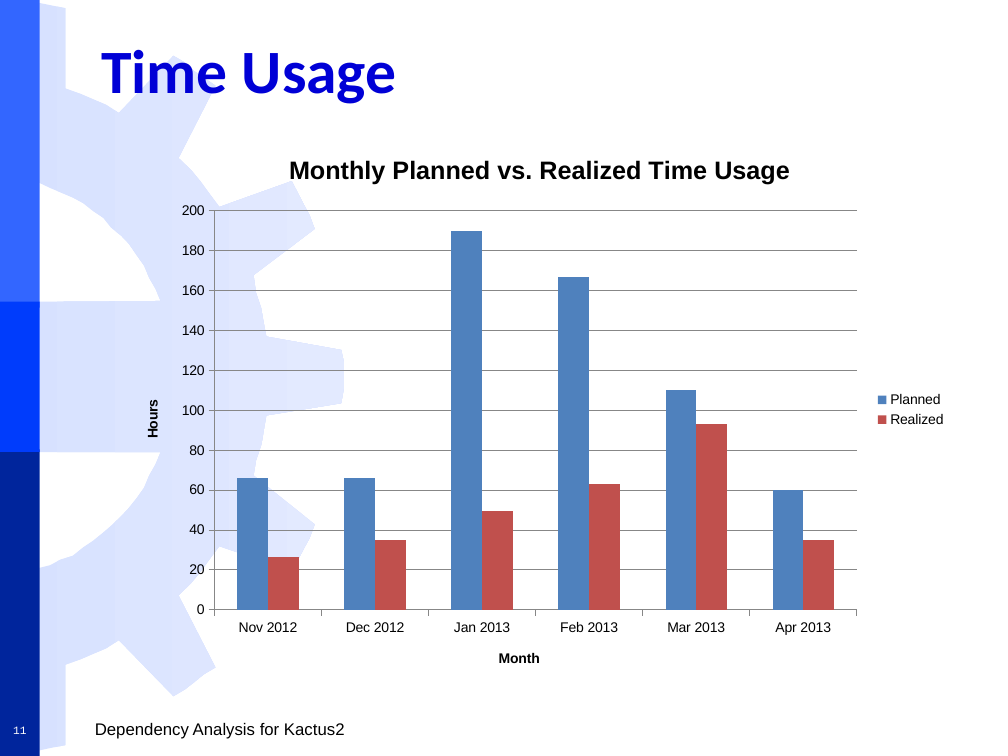
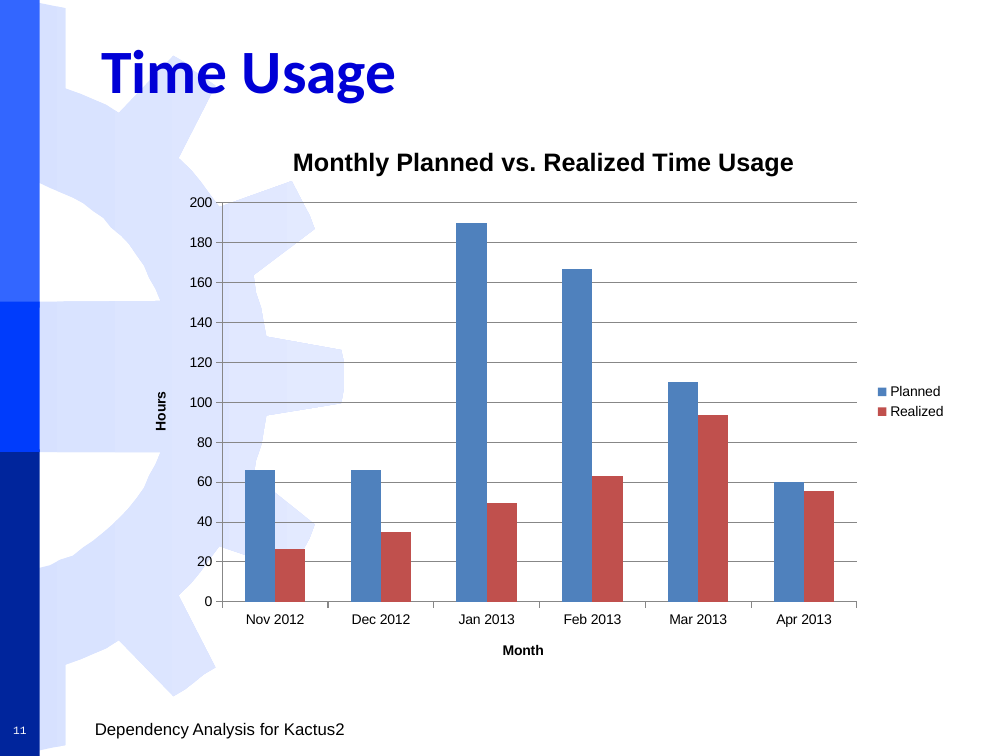
Before and after one commit to darwinbeing/kactus2all, a slide deck: slide 11 of Administrative/Final Report Slides.pptx. Drawn at 1008x756 pixels with LibreOffice and Linux fonts; fonts in the diff are those of the drawing; background and template pictures are left out. Boxes give left, top, right and bottom in pixels: in the first picture for what was removed or moved away, otherwise in the second. Text is boxed around its words. In the diff, an @@ line names an element or a change of style, - is before the commit and + after.

```diff
--- a/Administrative/Final Report Slides.pptx
+++ b/Administrative/Final Report Slides.pptx
@@ column chart at bbox=[131, 124, 957, 679] @@
@@ Realized, Mar 2013: 93 to 94 @@
@@ Realized, Apr 2013: 35 to 56 @@
@@ column chart: place and size @@
-column chart at bbox=[123, 132, 957, 687]
+column chart at bbox=[131, 124, 957, 679]
```
Also in this commit, not shown: 2 other slides changed, 1 other file.
